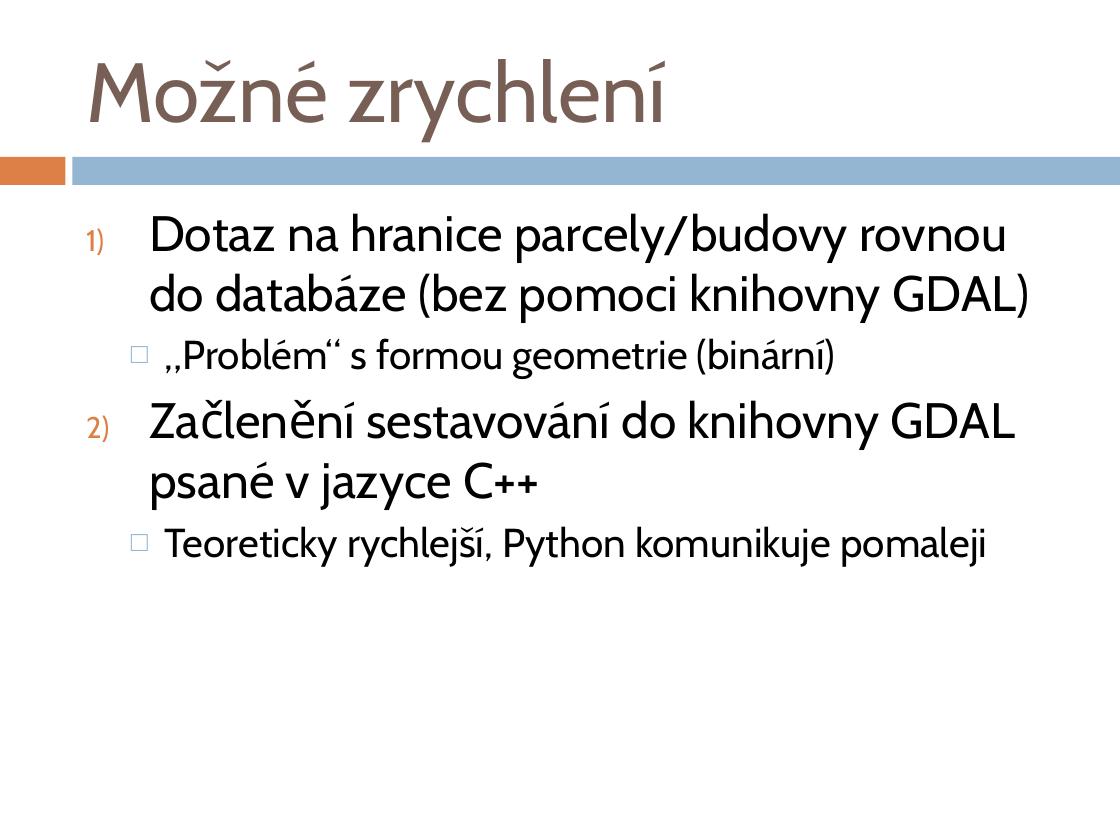
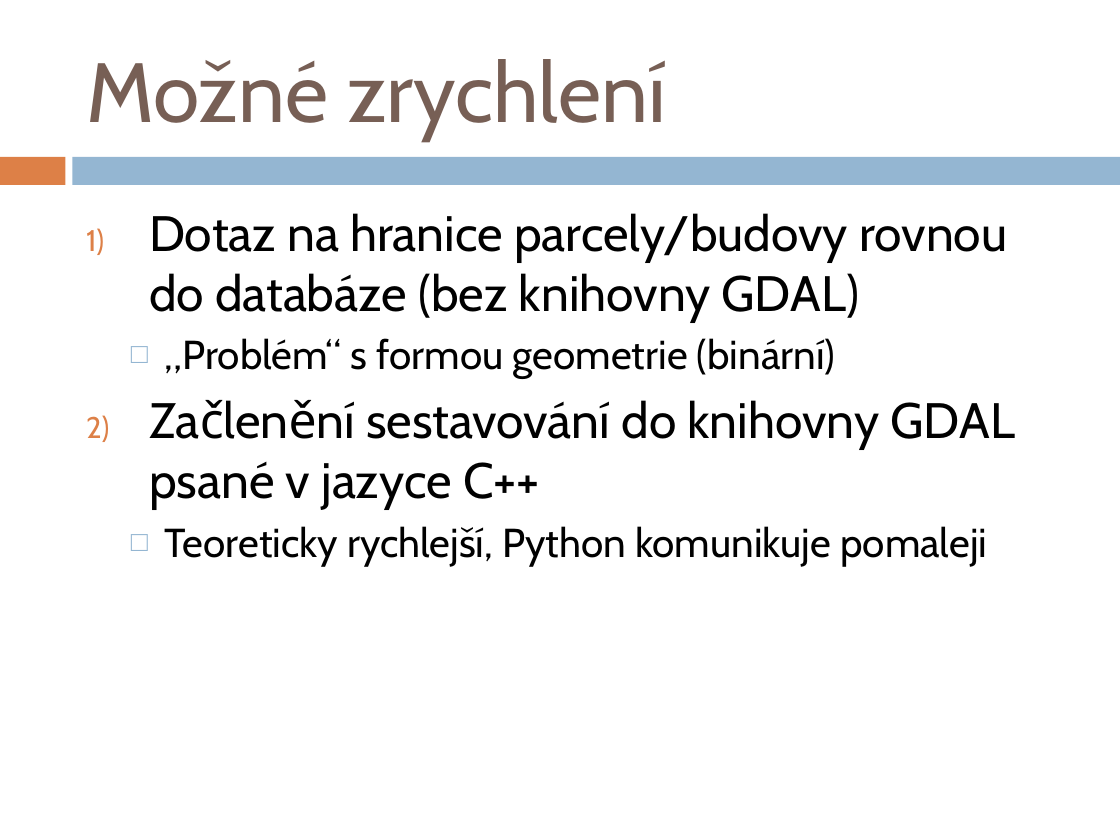
Before and after one commit to ctu-geoforall-lab-projects/bp-kettner-2018, a slide deck: slide 21 of prezentace/obhajoba_prezentace_kettner.pptx (slide 19 before the commit). Drawn at 1120x840 pixels with LibreOffice and Linux fonts; fonts in the diff are those of the drawing. Boxes give left, top, right and bottom in pixels: in the first picture for what was removed or moved away, otherwise in the second. Text is boxed around its words. In the diff, an @@ line names an element or a change of style, - is before the commit and + after.

```diff
--- a/prezentace/obhajoba_prezentace_kettner.pptx
+++ b/prezentace/obhajoba_prezentace_kettner.pptx
@@ text at (x1=149, y1=213, x2=1007, y2=321): text changed @@
-1) Dotaz na hranice parcely/budovy rovnou do databáze (bez pomoci knihovny GDAL)
+1) Dotaz na hranice parcely/budovy rovnou do databáze (bez knihovny GDAL)
```
Also in this commit, not shown: 5 other slides changed, 2 slides added, 1 other file.
